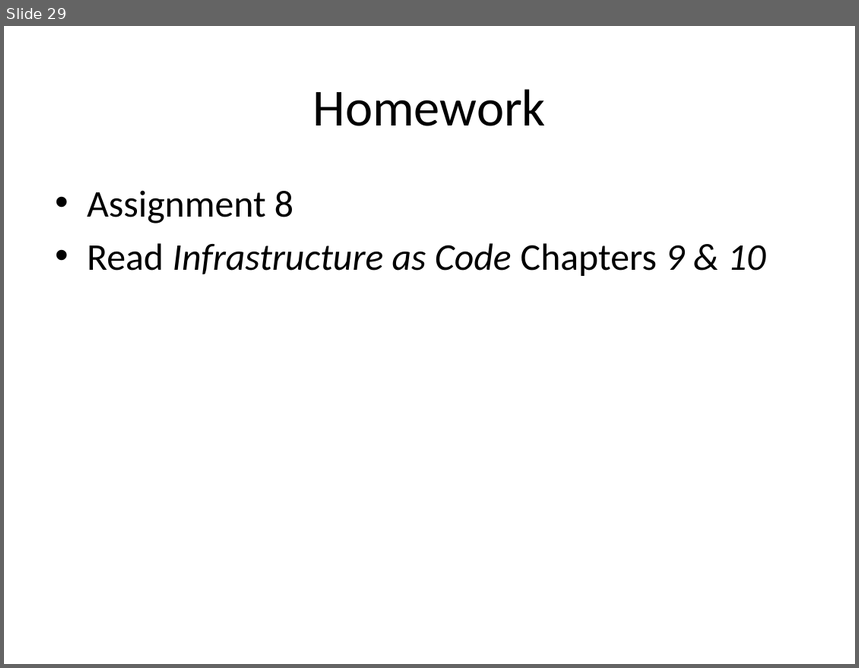
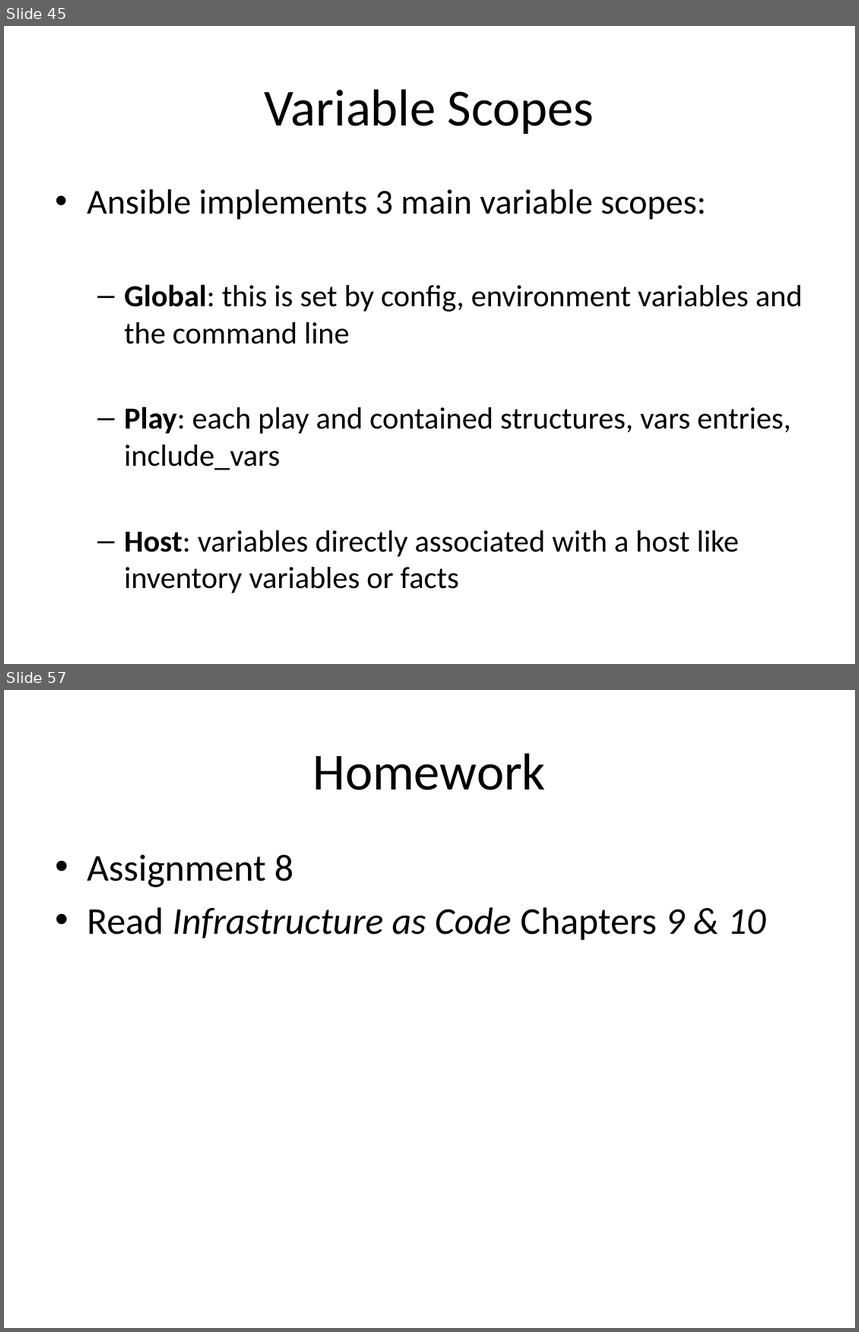
Before and after one commit to jasondbaker/infrastructure-class, a slide deck: lectures/infrastructure-week-10.pptx. Shown one above the other, each under a label of ours: slide 29 before the commit, slides 45 and 57 after it; the slides between them are not shown. The pictures are 859x668 and 859x1332 pixels, drawn with LibreOffice and Linux fonts; fonts in the diff are those of the drawing. Boxes give left, top, right and bottom in pixels: in the first picture for what was removed or moved away, otherwise in the second. Text is boxed around its words. In the diff, an @@ line names an element or a change of style, - is before the commit and + after.

```diff
--- a/lectures/infrastructure-week-10.pptx
+++ b/lectures/infrastructure-week-10.pptx
@@ slide 45 added at [4,26,855,664], background #FFFFFF @@
@@ title added at [265,89,595,134], 44 pt, text #000000 @@
+Variable Scopes
@@ text added at [87,189,803,594], 25.9 pt, text #000000 @@
+• Ansible implements 3 main variable scopes:
+  – Global: this is set by config, environment variables and the command line
+  – Play: each play and contained structures, vars entries, include_vars
+  – Host: variables directly associated with a host like inventory variables or facts
@@ what was slide 29 is now slide 57 @@
```
Also in this commit, not shown: 2 slides changed, 27 other slides added.
